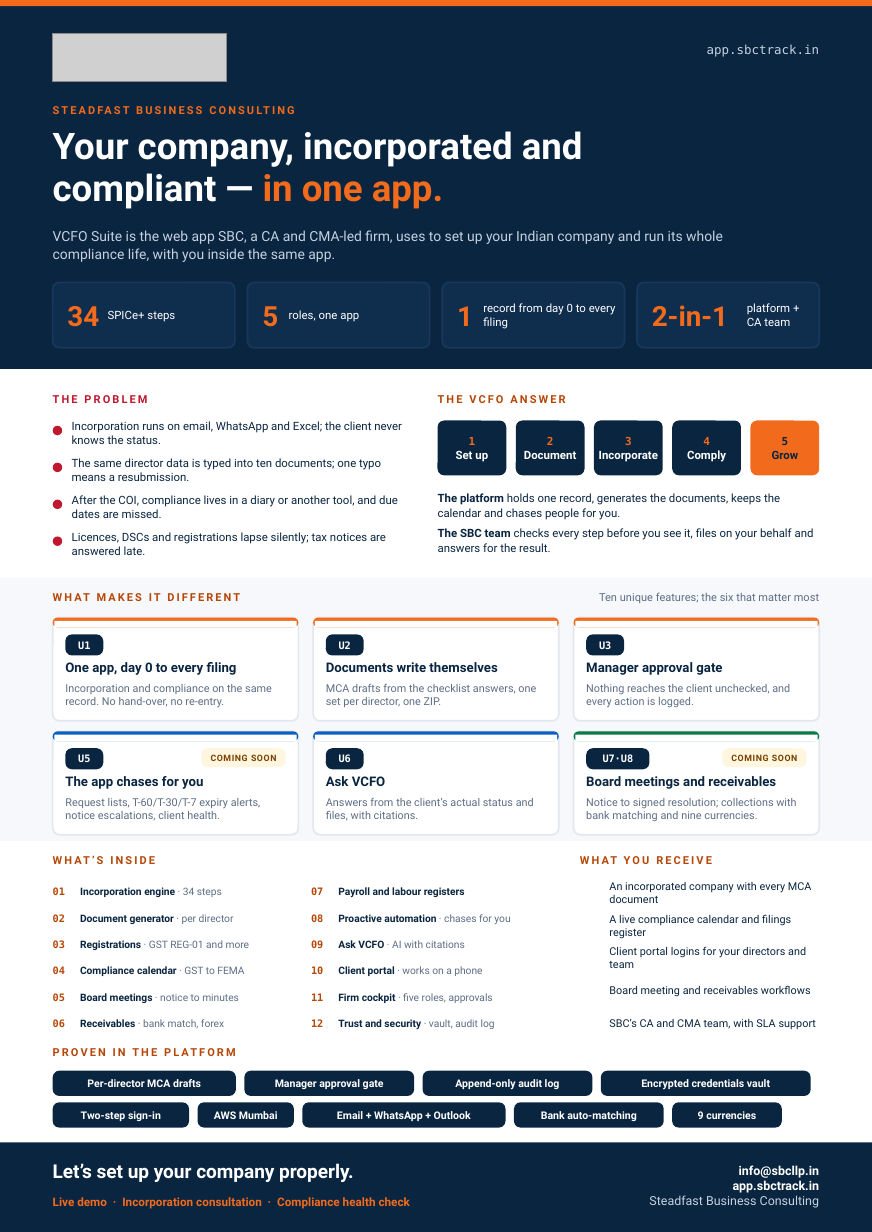
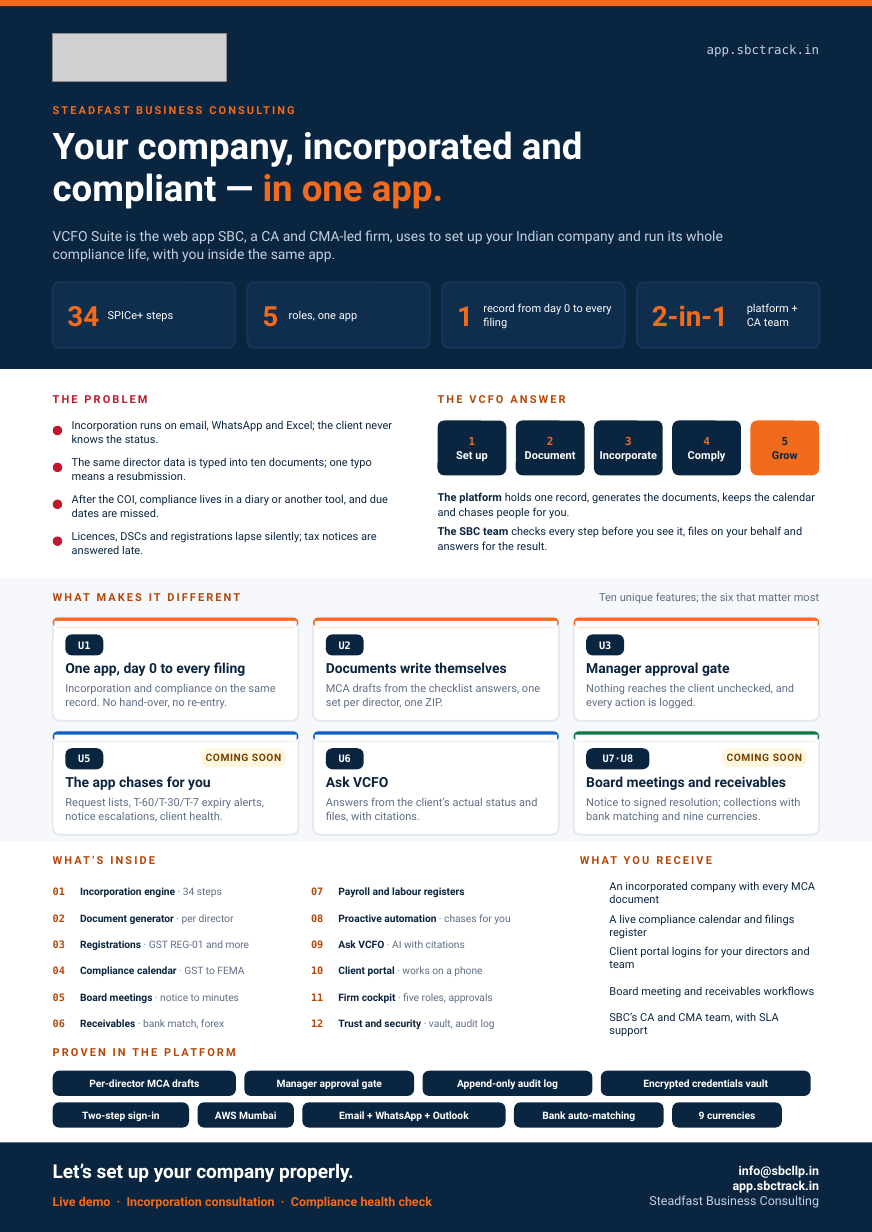
Before and after one commit to abdulfarhath7/vcfo_suite, a slide deck: slide 1 of docs/collateral/vcfo-suite/VCFO_Suite_One_Pager.pptx. Drawn at 872x1232 pixels with LibreOffice and Linux fonts; fonts in the diff are those of the drawing; grey boxes stand for pictures; background and template pictures are left out. Boxes give left, top, right and bottom in pixels: in the first picture for what was removed or moved away, otherwise in the second. Text is boxed around its words. In the diff, an @@ line names an element or a change of style, - is before the commit and + after.

```diff
--- a/docs/collateral/vcfo-suite/VCFO_Suite_One_Pager.pptx
+++ b/docs/collateral/vcfo-suite/VCFO_Suite_One_Pager.pptx
@@ text at (456,451,487,462): size 7.8 to 7.5 pt in "Set up" @@
@@ text at (525,451,576,459): size 7.8 to 7.5 pt in "Document" @@
@@ text at (600,451,657,462): size 7.8 to 7.5 pt @@
@@ text at (688,450,726,462): size 7.8 to 7.5 pt in "Comply" @@
@@ text at (772,451,798,459): size 7.8 to 7.5 pt in "Grow" @@
@@ size 7.8 to 7.5 pt in 9 elements at (108,311,173,322), (289,311,357,322), (483,303,612,329), (747,303,789,326), (72,420,392,443), (72,457,372,480), (72,494,388,517), (72,531,377,554), (438,492,815,550) @@
@@ text "COMING SOON" at (206,753,281,761): size 6 to 7 pt @@
@@ text "COMING SOON" at (727,753,802,761): size 6 to 7 pt @@
@@ size 9 to 9.5 pt in 6 elements at (65,662,245,676), (326,662,507,673), (586,662,730,676), (65,776,210,790), (326,776,388,787), (586,776,786,790) @@
@@ size 7.4 to 7.5 pt in 11 elements at (65,684,275,709), (326,683,540,708), (586,683,794,709), (65,798,264,822), (326,797,537,822), (586,797,801,822), (609,881,815,903), (609,914,795,939), (609,946,809,968), (609,986,815,997), (609,1012,779,1037) @@
@@ size 7.2 to 7 pt in 9 elements at (89,1079,199,1087), (277,1079,382,1089), (457,1079,558,1089), (643,1079,768,1089), (82,1111,160,1121), (215,1111,276,1119), (339,1111,469,1121), (542,1111,635,1121), (699,1111,755,1119) @@
@@ text "Live demo · Incorporation consultation ..." at (53,1196,432,1209): size 8 to 8.5 pt @@
```
Also in this commit, not shown: 10 other files.
